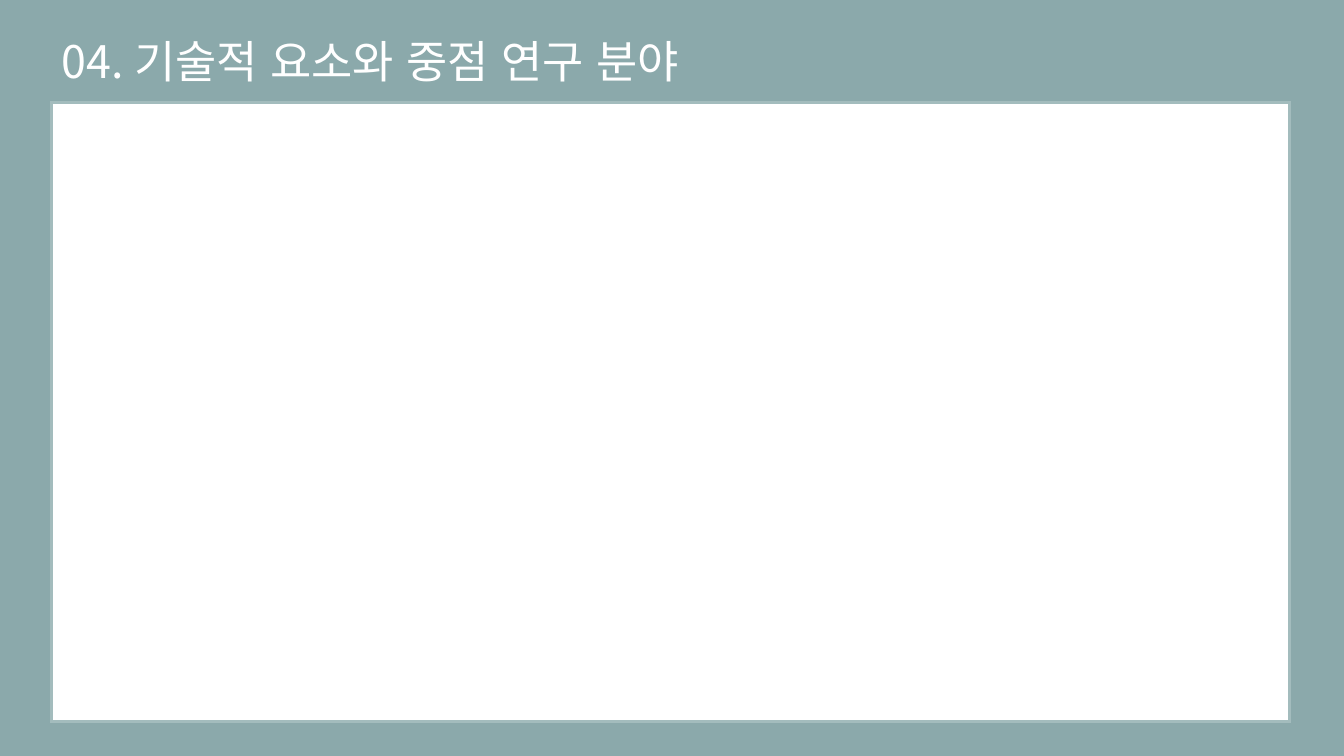
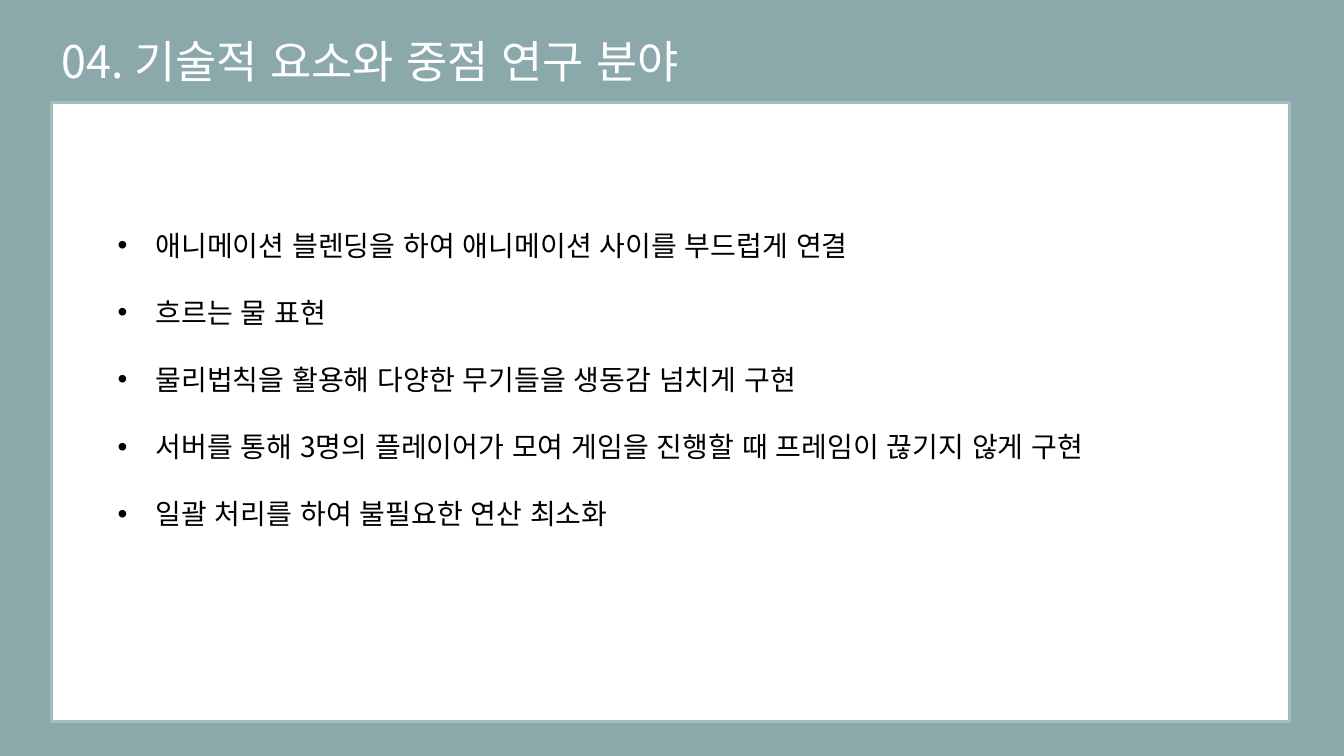
Before and after one commit to eunjiyun/Graduation_Work, a slide deck: slide 15 of Game_Design/2019184003 김 선아 장르 제안서.pptx. Drawn at 1344x756 pixels with LibreOffice and Linux fonts; fonts in the diff are those of the drawing. Boxes give left, top, right and bottom in pixels: in the first picture for what was removed or moved away, otherwise in the second. Text is boxed around its words. In the diff, an @@ line names an element or a change of style, - is before the commit and + after.

```diff
--- a/Game_Design/2019184003 김 선아 장르 제안서.pptx
+++ b/Game_Design/2019184003 김 선아 장르 제안서.pptx
@@ text added at (x1=156, y1=232, x2=1083, y2=527), 20 pt, text #000000 @@
+• 애니메이션 블렌딩을 하여 애니메이션 사이를 부드럽게 연결
+• 흐르는 물 표현
+• 물리법칙을 활용해 다양한 무기들을 생동감 넘치게 구현
+• 서버를 통해 3명의 플레이어가 모여 게임을 진행할 때 프레임이 끊기지 않게 구현
+• 일괄 처리를 하여 불필요한 연산 최소화
```
Also in this commit, not shown: 1 other slide changed, 1 slide added, 1 slide removed.
